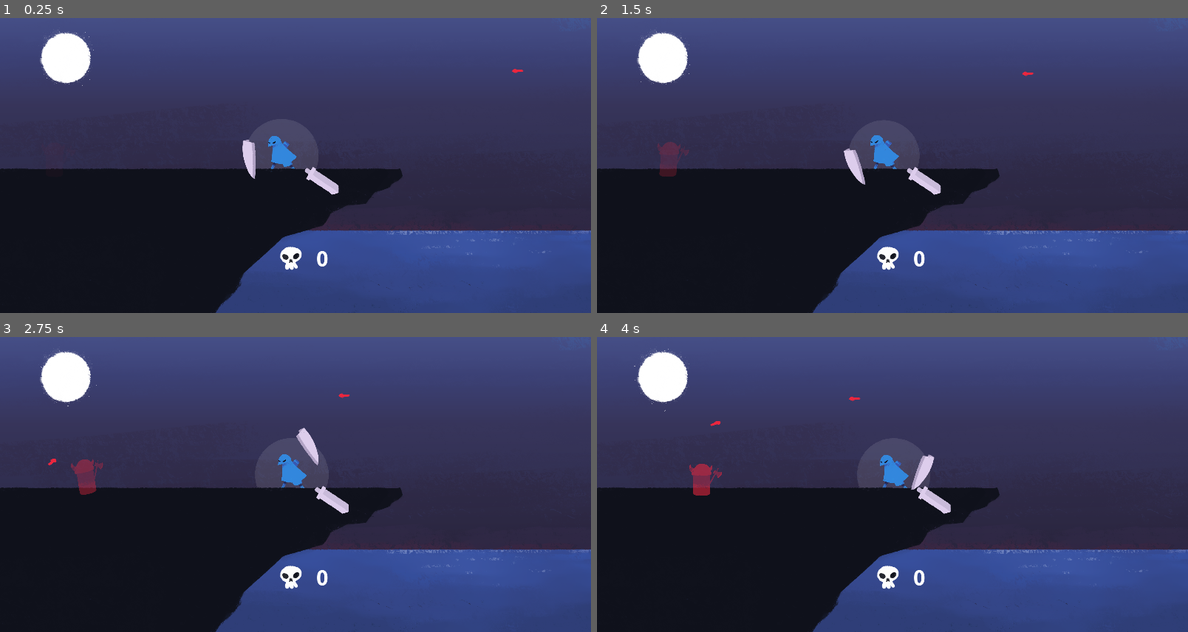
Above: before the commit, frames 1-4 (two rows, left to right).
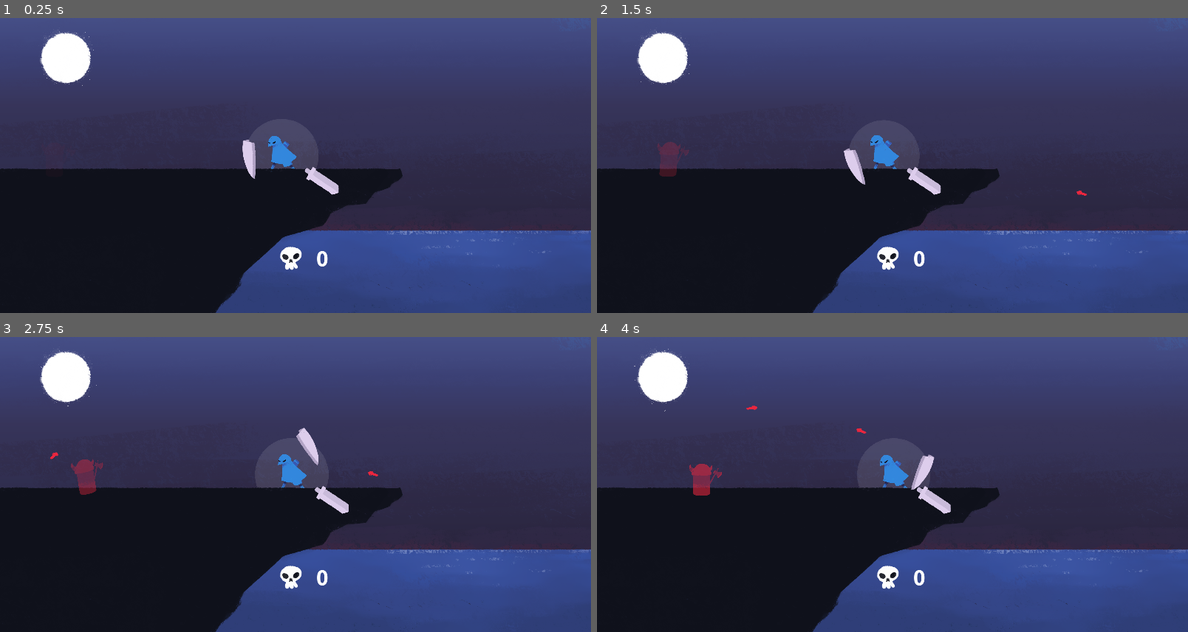
Above: after the commit, the same moments.

Repository: dannytaylor/ld50
Game: Godot game, scene res://300/Game-Danny.tscn
The game is run twice, just before and just after one commit, with the same random seed, the same clock (stepped at 60 frames per second) and the same inputs. The engine's default icon, where the game draws it, is replaced by a stand-in: a white triangle on a blue panel in a dark square.
Inputs (mouse positions are in pixels of both pictures, inside the frame that each line leads up to):
- Up to frame 1 (0.25 s): no input
- Up to frame 2 (1.5 s): tap Enter at 0.5 s; move the mouse to (1022, 150) at 0.52 s; press the mouse at (1022, 150) at 0.53 s; move the mouse to (774, 180) at 1.27 s; release the mouse at (774, 180) at 1.28 s; right-click (774, 180) at 1.35 s
- Up to frame 3 (2.75 s): move the mouse to (354, 419) at 2.02 s; tap X at 2.1 s
- Up to frame 4 (4 s): move the mouse to (862, 543) at 2.77 s; click (862, 543) at 2.85 s; move the mouse to (1069, 528) at 3.52 s; hold Right mouse button (player_special) from 3.53 s (still down)

The runs differ from the first frame. In frame 1, less than 0.1% of the frame differs, in the area x 86-89%, y 17-19%; in frame 2, less than 0.1%; in frame 3, less than 0.1%; in frame 4, less than 0.1%, in the area x 19-46%, y 20-33%.

Commit message:
rvm'd the arrow curve start move to fix left, right  kinda loop de loop

Diff:
--- a/project/300/Arrow.gd
+++ b/project/300/Arrow.gd
@@ -1,7 +1,7 @@
 extends PathFollow2D
 
 
-export(float) var speed = 100
+export(float) var speed = 144
 
 # Called every frame. 'delta' is the elapsed time since the previous frame.
 func _process(delta):
--- a/project/300/ArrowSpawner.gd
+++ b/project/300/ArrowSpawner.gd
@@ -44,7 +44,7 @@
 
 	# Set start and end
 	new_path.curve.set_point_position(0, node.global_position)
-	new_path.curve.set_point_position(2, player.global_position)
+	#new_path.curve.set_point_position(2, player.global_position)
 
 	#Give it the arrow
 	new_path.add_child(ArrowScene.instance())
--- a/project/300/Enemy.gd
+++ b/project/300/Enemy.gd
@@ -13,7 +13,6 @@
 	var rng = RandomNumberGenerator.new()
 	rng.randomize()
 	walk_speed = rng.randf_range(0.8, 1.2)*walk_speed
-	print(time," ",walk_speed)
 	wiggle()
 
 
--- a/project/300/EnemySpawner.gd
+++ b/project/300/EnemySpawner.gd
@@ -6,7 +6,7 @@
 onready var path = $"../EnemyPath"
 export(Vector2) var delay = Vector2(2.0, 5.0)
 var delay_scale = 1.0
-var delay_red = 0.4
+var delay_red = 0.25
 
 # Called when the node enters the scene tree for the first time.
 func _ready():
--- a/project/300/Game-Danny.tscn
+++ b/project/300/Game-Danny.tscn
@@ -66,7 +66,7 @@
 
 [sub_resource type="Curve2D" id=6]
 _data = {
-"points": PoolVector2Array( 0, 0, 0, 0, 382, 306, -183.999, 2.39979, 183.999, -2.39979, 600.592, 37.7748, 0, 0, 0, 0, 835.114, 252.609 )
+"points": PoolVector2Array( 0, 0, 0, 0, 317.396, 311.085, -183.999, 2.39979, 183.999, -2.39979, 567.848, 36.5036, 0, 0, 0, 0, 794.404, 288.203 )
 }
 
 [sub_resource type="Curve2D" id=3]
@@ -459,19 +459,19 @@
 position = Vector2( 307, 250 )
 
 [node name="Position2D5" type="Position2D" parent="ArrowSpawner/ConstantSources"]
-position = Vector2( 1052, 291 )
+position = Vector2( 1231, 354 )
 
 [node name="Position2D6" type="Position2D" parent="ArrowSpawner/ConstantSources"]
-position = Vector2( 1129, 293 )
+position = Vector2( 1251, 410 )
 
 [node name="Position2D7" type="Position2D" parent="ArrowSpawner/ConstantSources"]
-position = Vector2( 1081, 89 )
+position = Vector2( 1205, 433 )
 
 [node name="Position2D8" type="Position2D" parent="ArrowSpawner/ConstantSources"]
-position = Vector2( 5, 263 )
+position = Vector2( -64, 55 )
 
 [node name="Position2D9" type="Position2D" parent="ArrowSpawner/ConstantSources"]
-position = Vector2( 27, 81 )
+position = Vector2( -37, 95 )
 
 [node name="Timer" type="Timer" parent="ArrowSpawner"]
 
@@ -511,7 +511,7 @@
 z_index = -1
 frames = SubResource( 31 )
 animation = "idle"
-frame = 7
+frame = 5
 playing = true
 
 [node name="StaminaIndicator" type="Sprite" parent="PlayerPath/Player"]
--- a/project/300/Player.gd
+++ b/project/300/Player.gd
@@ -114,7 +114,7 @@
 		var stamina_alpha = stamina_alpha_max * stamina/max_stamina
 		$StaminaIndicator.scale = Vector2(stamina_scale,stamina_scale)
 		if exhausted:
-			$StaminaIndicator.modulate = Color(0.922, 0.152, 0.246,stamina_alpha_max*2)
+			$StaminaIndicator.modulate = Color(0.922, 0.152, 0.246,stamina_alpha_max*4)
 		else:
 			$StaminaIndicator.modulate = Color(1.0,1.0,1.0,stamina_alpha)
 
@@ -206,3 +206,5 @@
 			$PlayerSprite.play("exhausted")
 		elif $PlayerSprite.animation == "stand":
 			$PlayerSprite.play("idle")
+	else:
+		$PlayerSprite.play("death")
